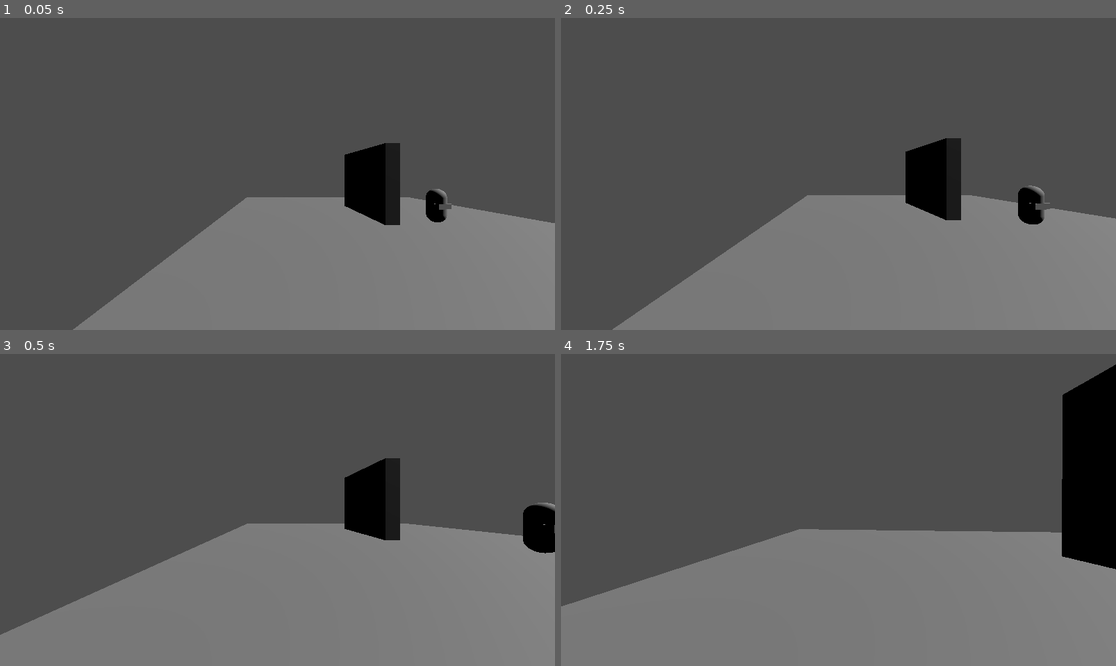
Above: before the commit, frames 1-4 (two rows, left to right).
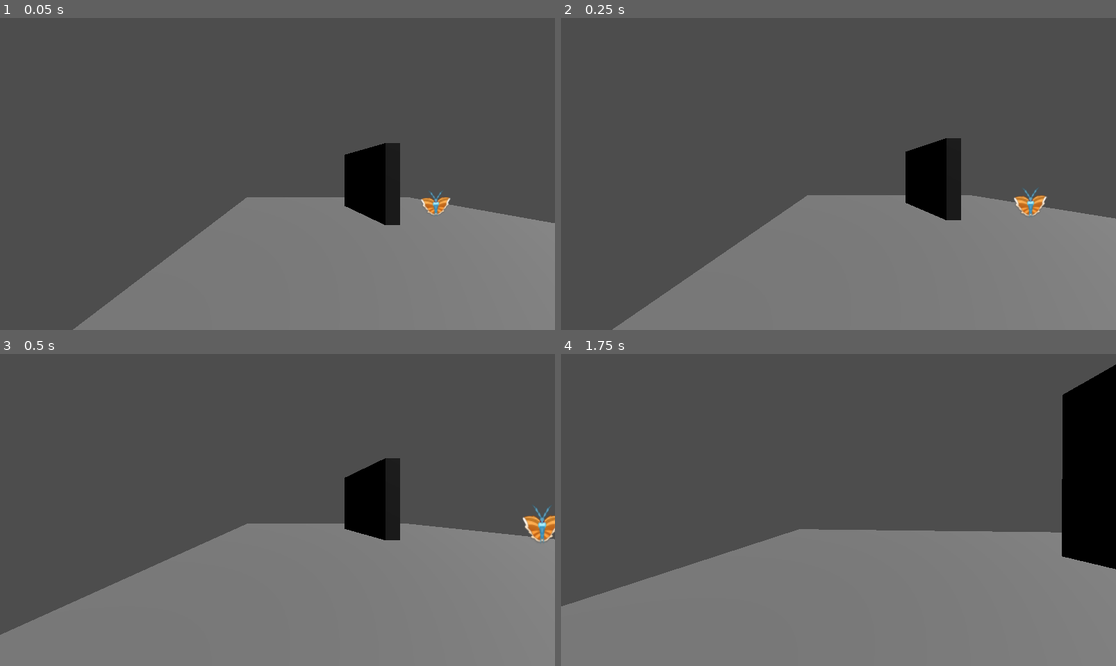
Above: after the commit, the same moments.

Repository: Nedajist/Phototaxis
Game: Godot game, scene res://moth_testing_scene.tscn
The game is run twice, just before and just after one commit, with the same random seed, the same clock (stepped at 60 frames per second) and the same inputs. This scene is started directly instead of the project's main scene.
Inputs (mouse positions are in pixels of both pictures, inside the frame that each line leads up to):
- Up to frame 1 (0.05 s): no input
- Up to frame 2 (0.25 s): no input
- Up to frame 3 (0.5 s): no input
- Up to frame 4 (1.75 s): move the mouse to (866, 510) at 0.52 s; hold Up (ui_up) from 0.53 s (still down); move the mouse to (810, 510) at 1.27 s

The runs differ from the first frame. In frame 1, 0.4% of the frame differs, in the area x 75-82%, y 54-66%; in frame 2, 0.5%; in frame 3, 0.8%, in the area x 94-100%, y 47-64%; in frame 4, nothing differs.

Commit message:
Sprite added

Diff:
--- a/moth_enemy/moth_enemy.tscn
+++ b/moth_enemy/moth_enemy.tscn
@@ -7,6 +7,8 @@
 [ext_resource type="Script" uid="uid://cwojt73q7pthm" path="res://moth_enemy/moth_follow_light.gd" id="5_l03gm"]
 [ext_resource type="PackedScene" uid="uid://dlwbgy88dpm5i" path="res://moth_enemy/cone.tscn" id="6_bk6gy"]
 [ext_resource type="Script" uid="uid://cvgbkqcxgfl30" path="res://moth_enemy/moth_stalk.gd" id="6_vdxdw"]
+[ext_resource type="Texture2D" uid="uid://bteed6bsd7ahq" path="res://moth_enemy/Normal Moth/Front.png" id="8_mm7q4"]
+[ext_resource type="Texture2D" uid="uid://dhom2qiviaoo0" path="res://moth_enemy/Normal Moth/Back.png" id="9_nqo6d"]
 
 [sub_resource type="CapsuleMesh" id="CapsuleMesh_y0wrk"]
 
@@ -51,6 +53,7 @@
 PlayerSensitive = NodePath("../../VisionArea")
 
 [node name="MeshInstance3D" type="MeshInstance3D" parent="."]
+visible = false
 mesh = SubResource("CapsuleMesh_y0wrk")
 
 [node name="MeshInstance3D" type="MeshInstance3D" parent="MeshInstance3D"]
@@ -82,6 +85,14 @@
 transform = Transform3D(10, 0, 0, 0, 10, 0, 0, 0, 10, 0, 0, 0)
 shape = SubResource("SphereShape3D_bk6gy")
 
+[node name="MothFront" type="Sprite3D" parent="."]
+transform = Transform3D(0.2, 0, 0, 0, 0.2, 0, 0, 0, 0.2, 0, 0, 0)
+texture = ExtResource("8_mm7q4")
+
+[node name="MothBack" type="Sprite3D" parent="MothFront"]
+transform = Transform3D(1, 0, 0, 0, 1, 0, 0, 0, 1, 0, 0, 0.01)
+texture = ExtResource("9_nqo6d")
+
 [connection signal="switch_to_chase" from="State Machine/MothStalk" to="." method="_on_moth_stalk_switch_to_chase"]
 [connection signal="body_entered" from="VisionArea" to="." method="_on_vision_area_body_entered"]
 [connection signal="area_entered" from="LightSensitive" to="." method="_on_light_sensitive_area_entered"]
Binary file added: moth_enemy/Normal Moth/Back.png
Not shown, added: moth_enemy/Normal Moth/Back.png.import
Binary file added: moth_enemy/Normal Moth/Front.png
Not shown, added: moth_enemy/Normal Moth/Front.png.import
Not shown: 1 places in moth_enemy/moth_enemy.tscn that only renumber resources
